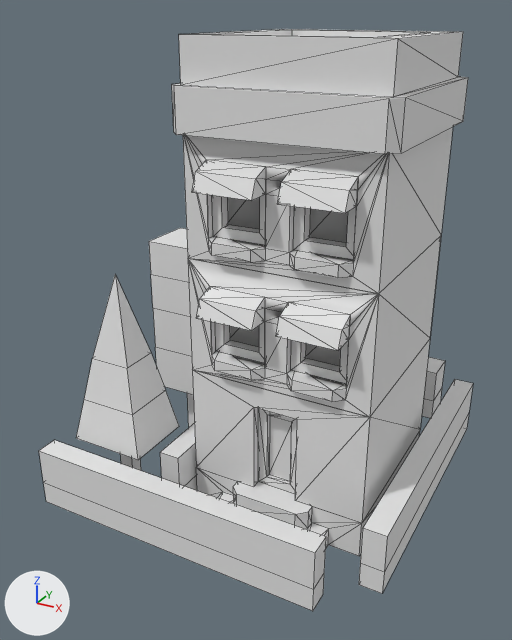
The FBX model Assets/Content/FBX/meta/houses/meta_h_tier3_1.fbx: old version first, new version second.
Camera for both pictures: a 50 mm camera at (1.35, -2.53, 2.08) aimed at (0.03, -0.13, 0.88). The axes (+X, +Y, +Z) are drawn at lower left. The lights are the same throughout. Mesh edges are drawn as thin lines. Where no turn or scale is listed for an object, it has been applied to the vertices.

In view in the first picture: 'meta_h_tier3_1'.
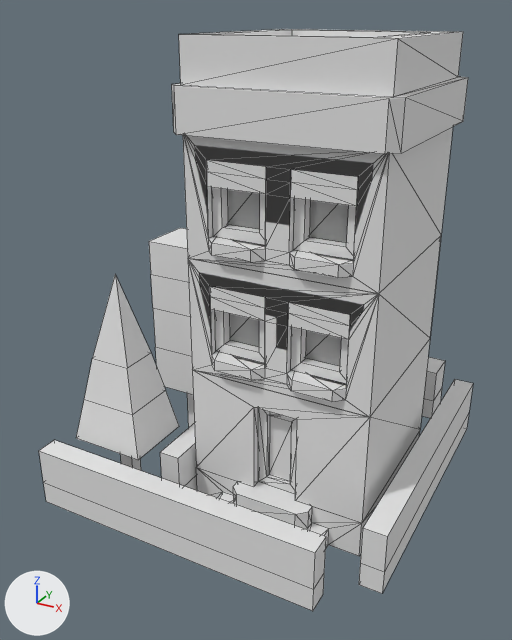
Changed parts and their boxes (x1, y1, x2, y2) in the pictures (512 x 640 px):
part 1 of me_scene_003, deleted: before (196, 286, 350, 351)
part 2 of me_scene_003, deleted: before (192, 160, 358, 213)

Edits to the bpy script that builds the scene:
```text
Change me_scene_003:
    used by ob_meta_h_tier3_1; location = (0.0, 0.0, 0.0)
    remove me_scene_003.from_pydata(...)  # 541 vertices, 875 faces; spans x -0.62..0.81, y -0.8..0.81, z 0.13..2.0
    add me_scene_003.from_pydata(...)  # 525 vertices, 827 faces; spans x -0.62..0.81, y -0.8..0.81, z 0.13..2.0
    me_scene_003 part 1
    8 vertices are removed from x 0.02..0.57, y -0.56..-0.54, z 1.05..1.11
    24 faces are deleted
    me_scene_003 part 2
    8 vertices are removed from x 0.02..0.57, y -0.56..-0.54, z 1.51..1.58
    24 faces are deleted
```
